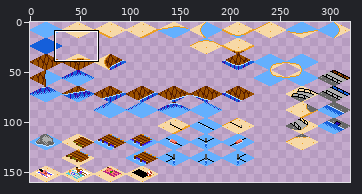
Sprite sheet -- assets/aseprite/tiles.png. The picture above shows the old version from afar; the outline marks the close-up.
Close-up. Earlier state:
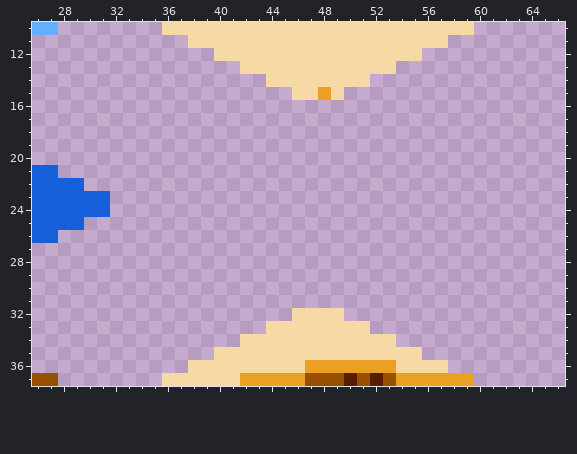
The file is 320x160 pixels. Shown: x 26..66, y 10..37.
Now the later version:
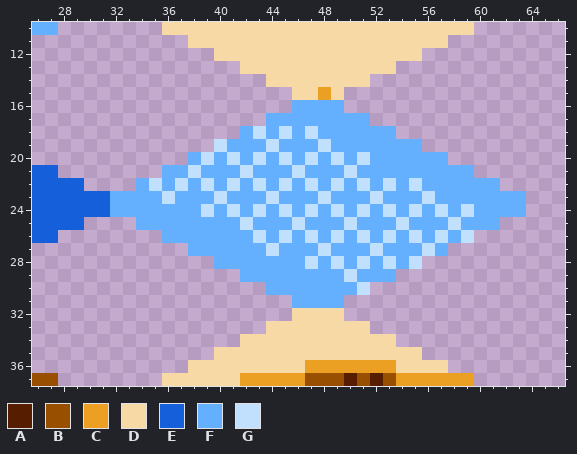
Palette (. is transparent): A #571d00  B #994f00  C #eb9f23  D #f7d9a6  E #155fda  F #64b0fe  G #c1e0fe
From old to new:
The author put colour F in row 16 at x 46 to 49; in row 17 at x 44 to 51; in row 18 at x 42, 44, 46 and 48 to 53; in row 19 at x 41 to 43, 45 to 47 and 49 to 55; in row 20 at x 38, 40, 42, 44, 46, 48, 50 and 52 to 57; in row 21 at x 36 to 37, 39 to 41, 43 to 45, 47 to 49 and 51 to 59.
The author put colour F in row 22 at x 34, 36, 38, 40, 42, 44, 46, 48, 50, 52, 54 and 56 to 61; in row 23 at x 32 to 35, 37 to 39, 41 to 43, 45 to 47, 49 to 51, 53 to 55 and 57 to 63; in row 24 at x 32 to 38, 40, 42, 44, 46, 48, 50, 52, 54, 56, 58 and 60 to 63; in row 25 at x 34 to 41, 43 to 45, 47 to 49, 51 to 53, 55 to 57 and 59 to 61; in row 26 at x 36 to 42, 44, 46, 48, 50, 52, 54, 56 and 58; in row 27 at x 38 to 43, 45 to 47, 49 to 51, 53 to 55 and 57.
The author put colour F in row 28 at x 40 to 46, 48, 50, 52 and 54; in row 29 at x 42 to 49 and 51 to 53; in row 30 at x 44 to 50; in row 31 at x 46 to 49.
The author put colour G in row 18 at x 43, 45 and 47; in row 19 at x 40, 44 and 48; in row 20 at x 39, 41, 43, 45, 47, 49 and 51; in row 21 at x 38, 42, 46 and 50; in row 22 at x 35, 37, 39, 41, 43, 45, 47, 49, 51, 53 and 55; in row 23 at x 36, 40, 44, 48, 52 and 56.
The author put colour G in row 24 at x 39, 41, 43, 45, 47, 49, 51, 53, 55, 57 and 59; in row 25 at x 42, 46, 50, 54 and 58; in row 26 at x 43, 45, 47, 49, 51, 53, 55, 57 and 59; in row 27 at x 44, 48, 52 and 56; in row 28 at x 47, 49, 51, 53 and 55; in row 29 at x 50.
The author put colour G in row 30 at x 51.
Where, in picture pixels (left, top, right, bottom), the same in both close-ups:
added: (110, 100, 526, 308)
